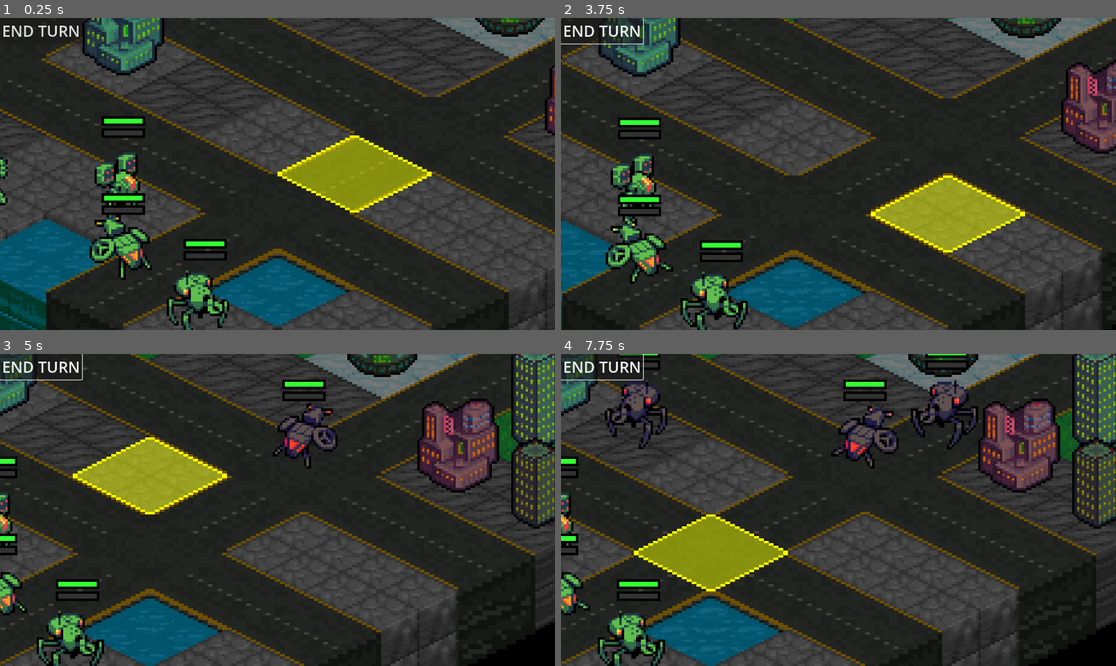
Above: before the commit, frames 1-4 (two rows, left to right).
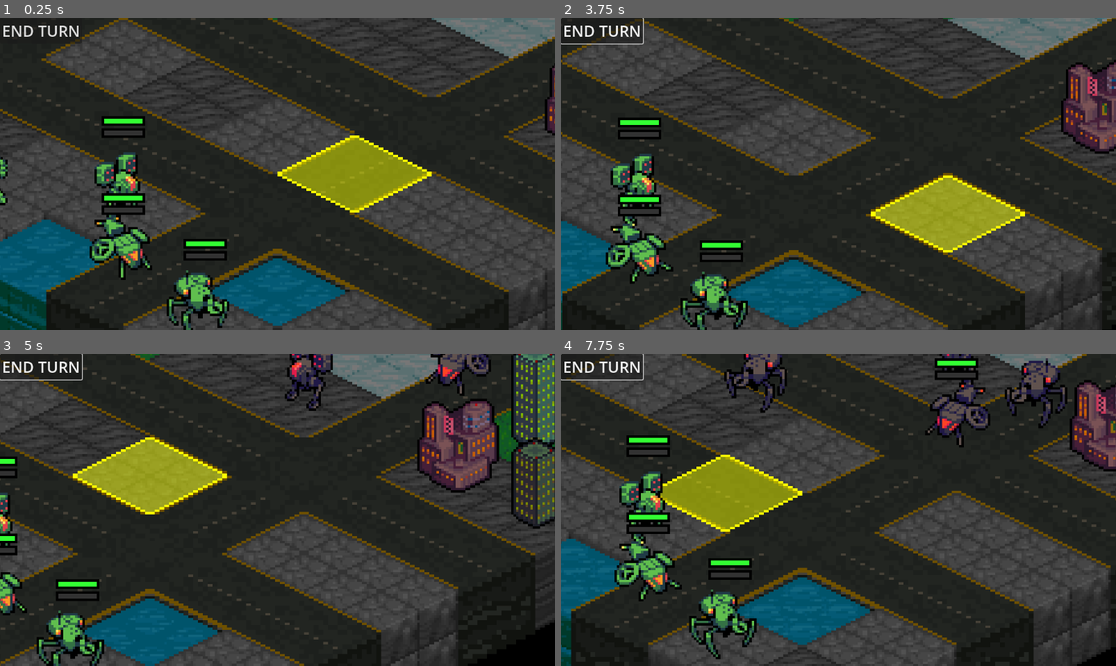
Above: after the commit, the same moments.

Repository: Tekknobot/Terrain
Game: Godot game, scene res://Scenes/Main.tscn
Same seed, same stepped clock (60 frames per second), same inputs: the game is played once before the commit and once after it.
Inputs (mouse positions are in pixels of both pictures, inside the frame that each line leads up to):
- Up to frame 1 (0.25 s): no input
- Up to frame 2 (3.75 s): click "END TURN" at 0.5 s; click "END TURN" at 1.25 s; click "END TURN" at 2 s; move the mouse to (810, 236) at 2.77 s; click (810, 236) at 2.92 s; drag from (1005, 220) to (683, 233) at 3.52 s
- Up to frame 3 (5 s): move the mouse to (111, 463) at 4.27 s; click (111, 463) at 4.42 s
- Up to frame 4 (7.75 s): drag from (866, 510) to (1093, 456) at 5.02 s; move the mouse to (755, 432) at 5.77 s; click (755, 432) at 5.92 s; drag from (960, 494) to (943, 378) at 6.52 s; move the mouse to (727, 525) at 7.27 s; click (727, 525) at 7.42 s

The runs differ from the first frame. In frame 1, 2.6% of the frame differs, in the area x 14-99%, y 0-19%; in frame 2, 2.3%; in frame 3, 4.2%; in frame 4, 65%, in the area x 0-100%, y 0-100%.

Commit message:
Ensures even if player unit is selected, it won't move if attack active.

Diff:
--- a/Scenes/Main.tscn
+++ b/Scenes/Main.tscn
@@ -195,7 +195,7 @@
 player_units = Array[PackedScene]([ExtResource("9_cq62f"), ExtResource("10_ijfy0"), ExtResource("11_1jvt7"), ExtResource("12_g6pgr"), ExtResource("13_nlsfu"), ExtResource("14_usaop")])
 enemy_units = Array[PackedScene]([ExtResource("9_tx01l"), ExtResource("10_jnxcy"), ExtResource("11_kslvh"), ExtResource("12_igjmq"), ExtResource("13_mmtes"), ExtResource("14_42888")])
 structure_scenes = Array[PackedScene]([ExtResource("29_u3kwq"), ExtResource("30_vr6ln"), ExtResource("31_u8ap8"), ExtResource("32_ebequ"), ExtResource("33_8ltv0"), ExtResource("34_r0hbk")])
-max_structures = 8
+max_structures = 6
 
 [node name="AudioStreamPlayer2D" type="AudioStreamPlayer2D" parent="TileMap"]
 
--- a/Scripts/TileMap.gd
+++ b/Scripts/TileMap.gd
@@ -89,11 +89,12 @@
 						_clear_highlights()
 						play_attack_sound(to_global(map_to_local(enemy.tile_pos)))
 						return
-				# Only allow manual movement if the selected unit is a player.
-				if selected_unit.is_player:
+				# Only allow manual movement if the selected unit is a player and we're not in attack mode.
+				if selected_unit.is_player and not showing_attack:
 					if highlighted_tiles.has(mouse_tile):
 						_move_selected_to(mouse_tile)
 						return
+
 				# If the selected unit is an enemy, you might simply show its range:
 				else:
 					_show_range_for_selected_unit()
